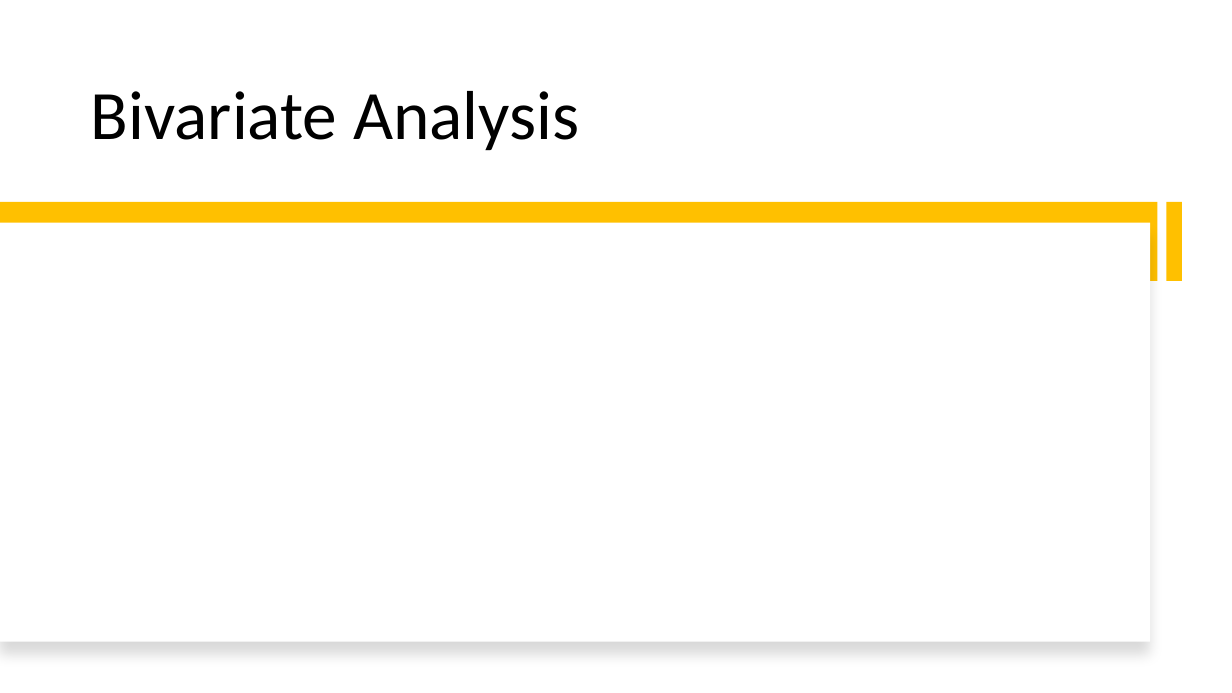
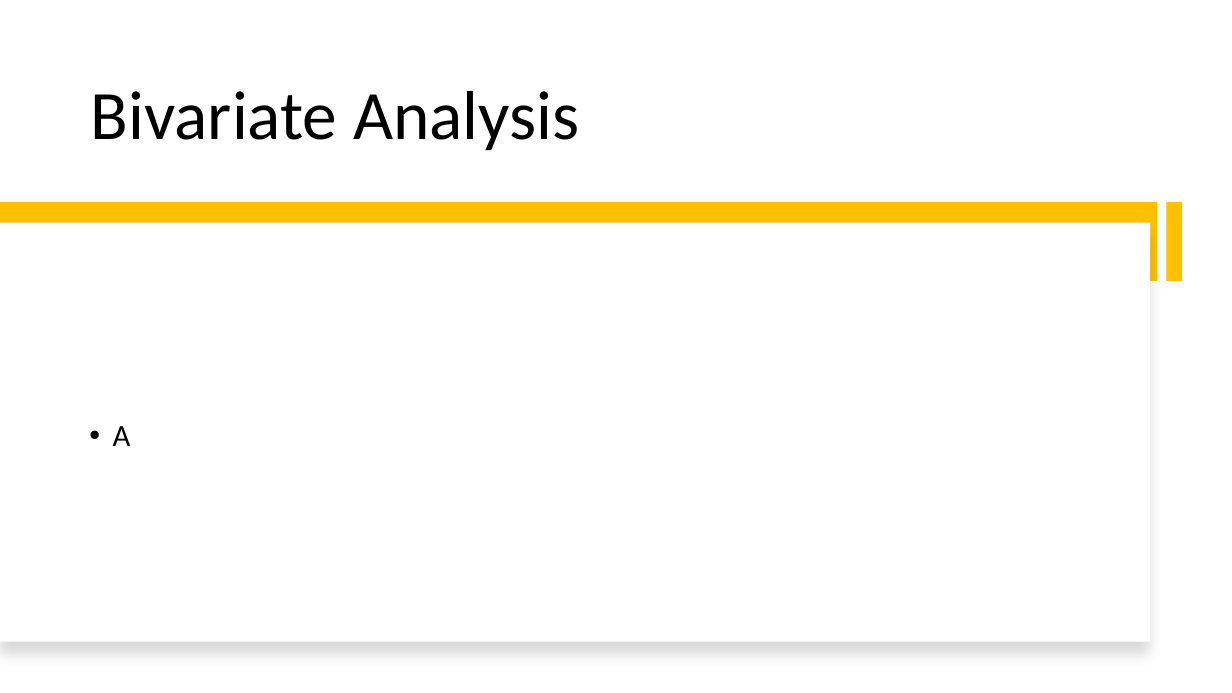
Before and after one commit to prachigoliwadekar/LendingClubCaseStudy, a slide deck: slide 24 of LendingClubCaseStudy.pptx (slide 17 before the commit). Drawn at 1232x693 pixels with LibreOffice and Linux fonts; fonts in the diff are those of the drawing. Boxes give left, top, right and bottom in pixels: in the first picture for what was removed or moved away, otherwise in the second. Text is boxed around its words. In the diff, an @@ line names an element or a change of style, - is before the commit and + after.

```diff
--- a/LendingClubCaseStudy.pptx
+++ b/LendingClubCaseStudy.pptx
@@ text added at box(113, 426, 131, 446), 24 pt, text #000000 @@
+• A
```
Also in this commit, not shown: 6 other slides changed, 14 slides added, 1 slide removed, 1 other file.
